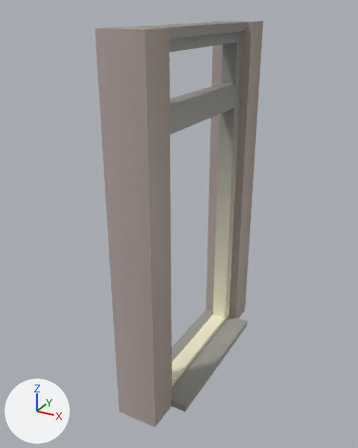
The FBX model Assets/_/Art/Models/BAR_PROTO_1/B01_cadre_porte_1.fbx as it was, and as the next commit left it.
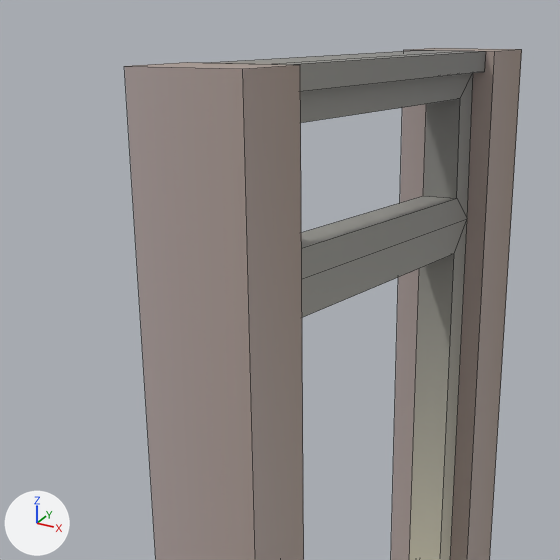
Old and new are each drawn whole from a 50 mm lens placed at (1.87, -4.57, 3.17), pointed at (-0.04, -1.1, 1.44) and again close up on the part from 12% to 78% of the width and 0% to 53% of the height. The lights are fixed; the arrows at lower left show +X, +Y and +Z. The first two pictures are the older version. The close-ups show mesh edges as thin lines. Where no turn or scale is listed for an object, it has been applied to the vertices.

Objects in the first close-up: 'B01_cadre_porte_1'.
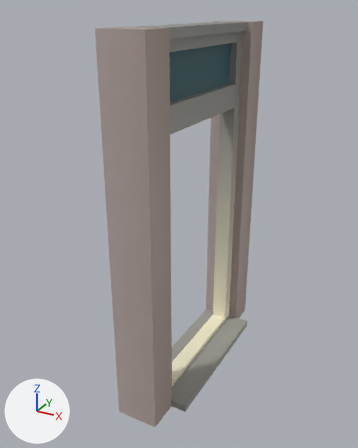
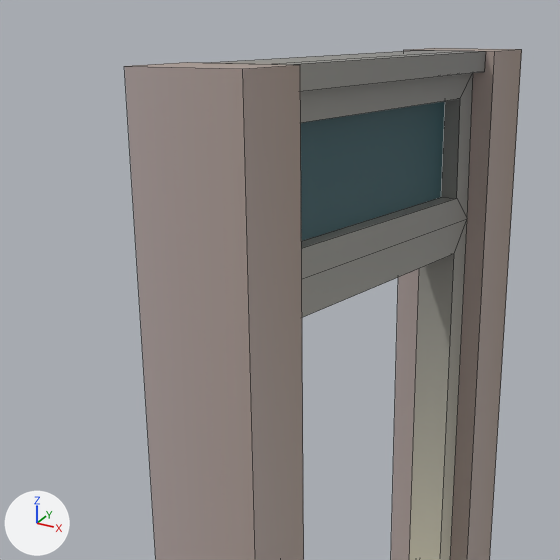
The change, as a list of edits to the scene's bpy script:
```text
Add mat_global_transparency:
    mat_global_transparency = principled_material('Global_Transparency')
    mat_global_transparency.texture = img_globale_texture_png
Change me_cube_062:
    used by ob_b01_cadre_porte_1; location = (0.0, 0.0, 0.0)
    remove me_cube_062.from_pydata(...)  # 64 vertices, 61 faces; spans x -0.14..0.35, y -1.97..0.0, z 0.0..3.05
    add me_cube_062.from_pydata(...)  # 72 vertices, 67 faces; spans x -0.14..0.35, y -1.97..0.0, z 0.0..3.05
    me_cube_062 part 1: a new loose piece, a box spanning x 0.036..0.077, y -1.594..-0.387, z 2.544..2.892, in mat_global_transparency (picture img_globale_texture_png)
    add me_cube_062.materials.append(mat_global_transparency)  # picture img_globale_texture_png
```

Boxes [x1, y1, x2, y2] around the edits, measured in the close-ups (560 x 560 px):
part 1 of me_cube_062, added (cyan)
    after: [301, 101, 445, 241]
